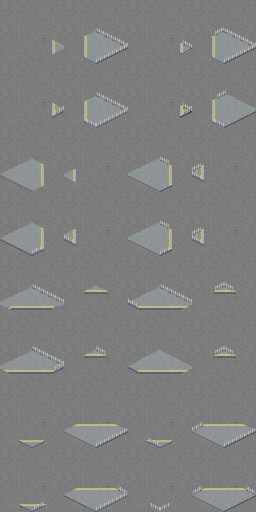
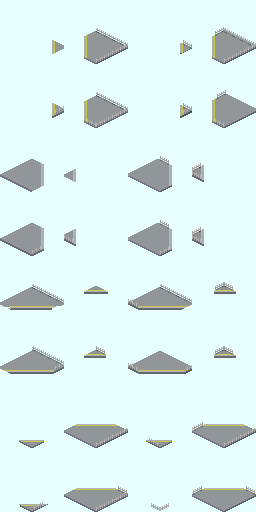
The second 256 × 512 image is a revision of the first. Changes to its layers:
painted on "FS_F" over [128, 363, 137, 371]
added layer "貼り付けられたレイヤー #6" in group "Fences_side" over [185, 365, 192, 372]
hid "貼り付けられたレイヤー コピー #1" over [0, 0, 256, 512]
painted on "[34a] コピー" over [136, 369, 192, 374]
hid "[32] コピー #1" over [138, 350, 182, 374]
hid "[38x]" over [138, 366, 182, 374]
